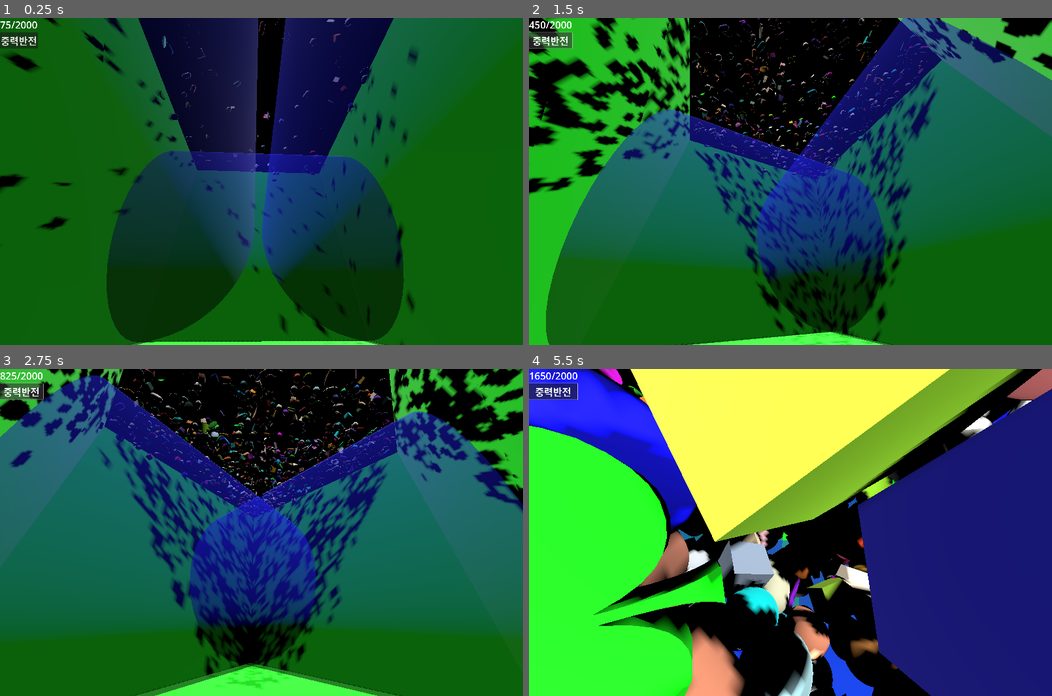
Above: before the commit, frames 1-4 (two rows, left to right).
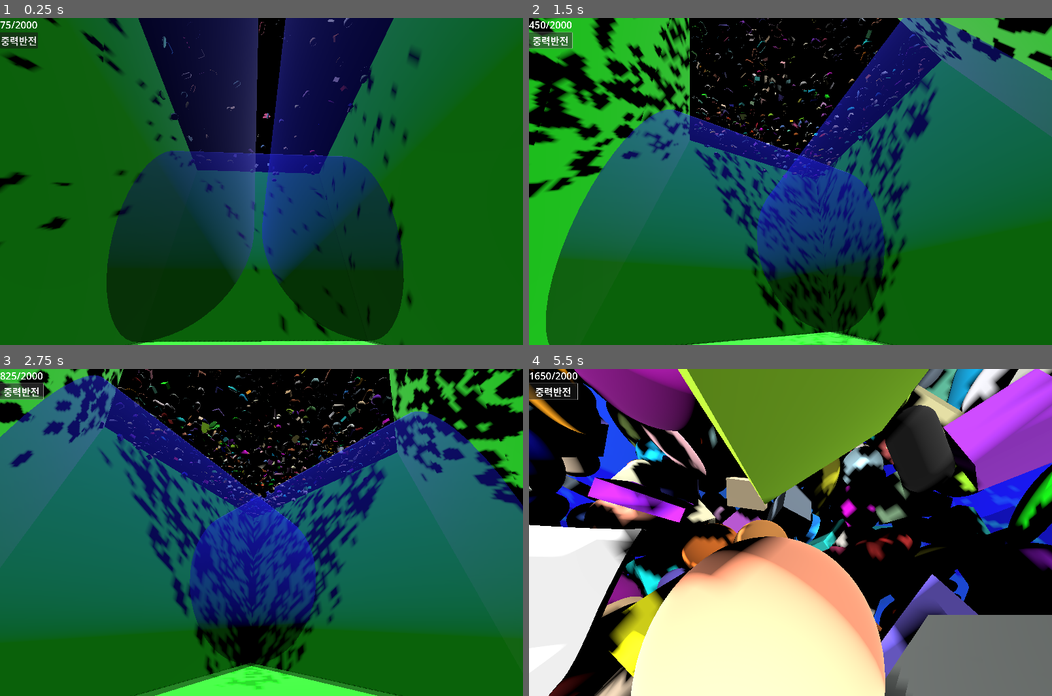
Above: after the commit, the same moments.

Repository: kasworld/gd4hourglass
Game: Godot game, scene res://main.tscn
Two runs of this game, one before a commit and one after it. Both use one fixed random seed, a clock stepped at 60 frames per second and the inputs below.
Inputs (mouse positions are in pixels of both pictures, inside the frame that each line leads up to):
- Up to frame 1 (0.25 s): no input
- Up to frame 2 (1.5 s): click "중력반전" at 0.5 s; click "중력반전" at 1.25 s
- Up to frame 3 (2.75 s): click "중력반전" at 2 s
- Up to frame 4 (5.5 s): tap Enter at 2.75, 2.85, 3.6, 4.35, 5.1 s; move the mouse to (905, 516) at 2.77 s; click (905, 516) at 2.92 s; tap Space at 3.02, 3.77, 5.27 s; move the mouse to (685, 548) at 3.52 s; click (685, 548) at 3.67 s; move the mouse to (842, 460) at 4.27 s; click (842, 460) at 4.42 s; move the mouse to (764, 597) at 5.02 s; click (764, 597) at 5.17 s

The runs differ from the first frame. In frame 1, 0.6% of the frame differs, in the area x 0-81%, y 0-100%; in frame 2, 7.9%; in frame 3, 12%; in frame 4, 97%, in the area x 0-100%, y 0-100%.

Commit message:
random size

Diff:
--- a/main.gd
+++ b/main.gd
@@ -11,32 +11,32 @@
 			preload("res://ball.tscn").instantiate(
 			).init(Vector3.ZERO, Vector3.ZERO
 			).set_color(random_color()
-			).set_radius(0.25
+			).set_radius(randfn(0.25, 0.05)
 		)))
 		$DropContainer.add_child(rand_pos_rot(
 			preload("res://char.tscn").instantiate(
 			).init(Vector3.ZERO, Vector3.ZERO
 			).set_color(random_color()
-			).set_height_depth(0.8,0.1
+			).set_height_depth( randfn(0.8, 0.1), randfn(0.1,0.01)
 			).set_char(PlayingCard.Symbols.pick_random()
 		)))
 		$DropContainer.add_child(rand_pos_rot(
 			preload("res://coin.tscn").instantiate(
 			).init(Vector3.ZERO, Vector3.ZERO
 			).set_color(random_color()
-			).set_radius_height(0.4,0.1
+			).set_radius_height( randfn(0.4,0.05), randfn(0.1,0.01)
 		)))
 		$DropContainer.add_child(rand_pos_rot(
 			preload("res://capsule.tscn").instantiate(
 			).init(Vector3.ZERO, Vector3.ZERO
 			).set_color(random_color()
-			).set_radius_height(0.2,0.8
+			).set_radius_height( randfn(0.2,0.05), randfn(0.8,0.05)
 		)))
 		$DropContainer.add_child(rand_pos_rot(
 			preload("res://dice.tscn").instantiate(
 			).init(Vector3.ZERO, Vector3.ZERO
 			).set_color(random_color()
-			).set_size( Vector3(0.4, 0.4, 0.4)
+			).set_size( Vector3( randfn(0.4,0.05), randfn(0.4,0.05), randfn(0.4,0.05) )
 		)))
 	update_label()
 	var t = Time.get_unix_time_from_system() /-3.0
